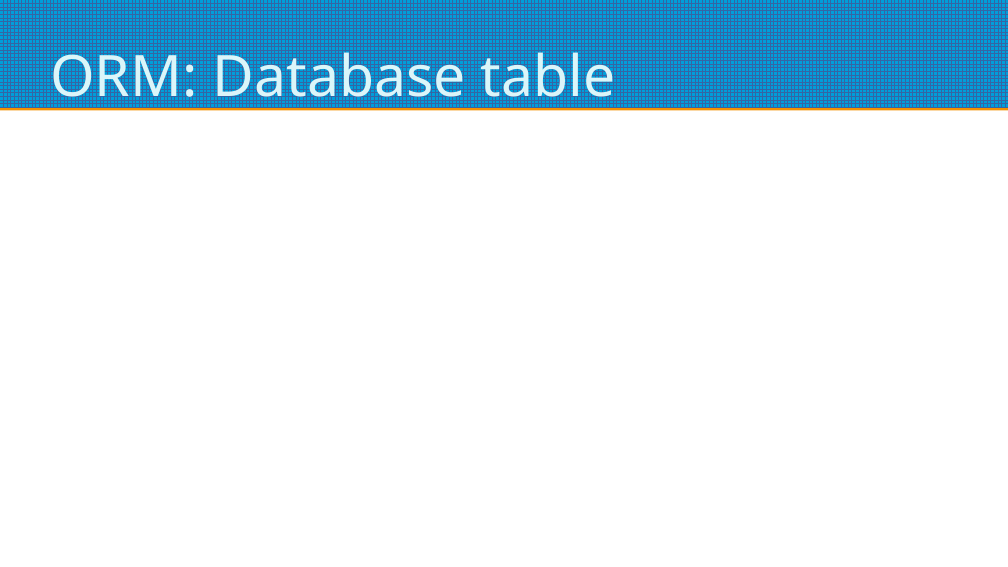
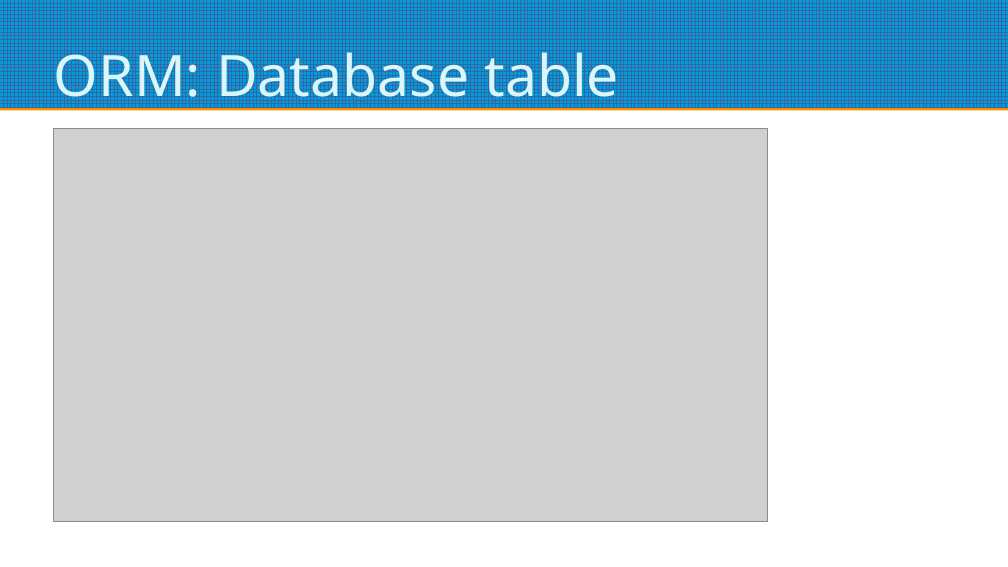
Before and after one commit to roskakori/django-reporting-with-raw-sql, a slide deck: slide 9 of Django reporting with raw SQL.odp (slide 8 before the commit). Drawn at 1008x567 pixels with LibreOffice and Linux fonts; fonts in the diff are those of the drawing; grey boxes stand for pictures. Boxes give left, top, right and bottom in pixels: in the first picture for what was removed or moved away, otherwise in the second. Text is boxed around its words. In the diff, an @@ line names an element or a change of style, - is before the commit and + after.

```diff
--- a/Django reporting with raw SQL.odp
+++ b/Django reporting with raw SQL.odp
@@ title "ORM: Database table": place and size @@
-title "ORM: Database table" at box(50, 42, 616, 111)
+title "ORM: Database table" at box(54, 42, 619, 111)
@@ picture added at box(54, 128, 768, 522) @@
```
Also in this commit, not shown: 10 other slides changed, 3 slides added, 2 slides removed.
